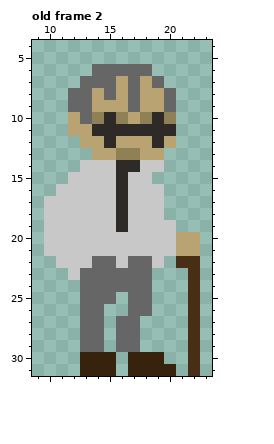
Pixel-art file -- assets/Actor/NPC/Hermit.ase. Above is the file before it was changed.
32x32 pixels, 3 frames. Shown: old frame 2: x 9..23, y 4..31. The commit also changed other frames, which this record leaves out.
After:
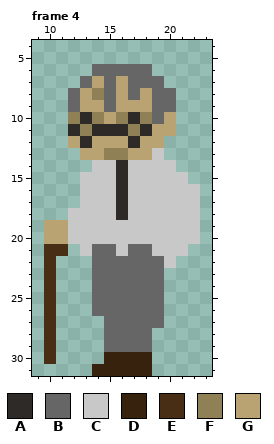
Palette (. is transparent): A #2d2a27  B #666666  C #c8c8c8  D #37220d  E #472e15  F #8f8056  G #b9a373
A new or re-ordered frame is compared with the old frame closest to it.
What changed:
frames 3 -> 4
layer "walk" added
Changed rows in their new state; - is an unchanged pixel.
Frame 4 is new; against old frame 2, layers "walk", "idle":
first column x 10:
 7 ----G---B----
 8 ---GF----B---
 9 ---G-B-G-B---
10 --FA-G-A-BG--
11 --AF---F-GG--
12 --GA-G-A-G.--
13 ---G-F-G-C---
14 ---.---C--C--
15 --.------CCC-
16 -..-------CCC
17 ...-------CCC
18 ..--------CCC
19 GG----C----CC
20 GG---------CC
21 EE.-BB-BB--C.
22 E...--B--BC..
23 E-..-----B--.
24 E--.-----B--.
25 E--.--B--B--.
26 E--.-BB--B--.
27 E--..B--BB--.
28 E--..B--B---.
29 E--..B--B---.
30 E--..-D--.--.
31 ---.--D--..-.
Boxes around the changes in both pictures, in picture pixels (x1, y1, x2, y2):
changed: (44, 76, 200, 376)
